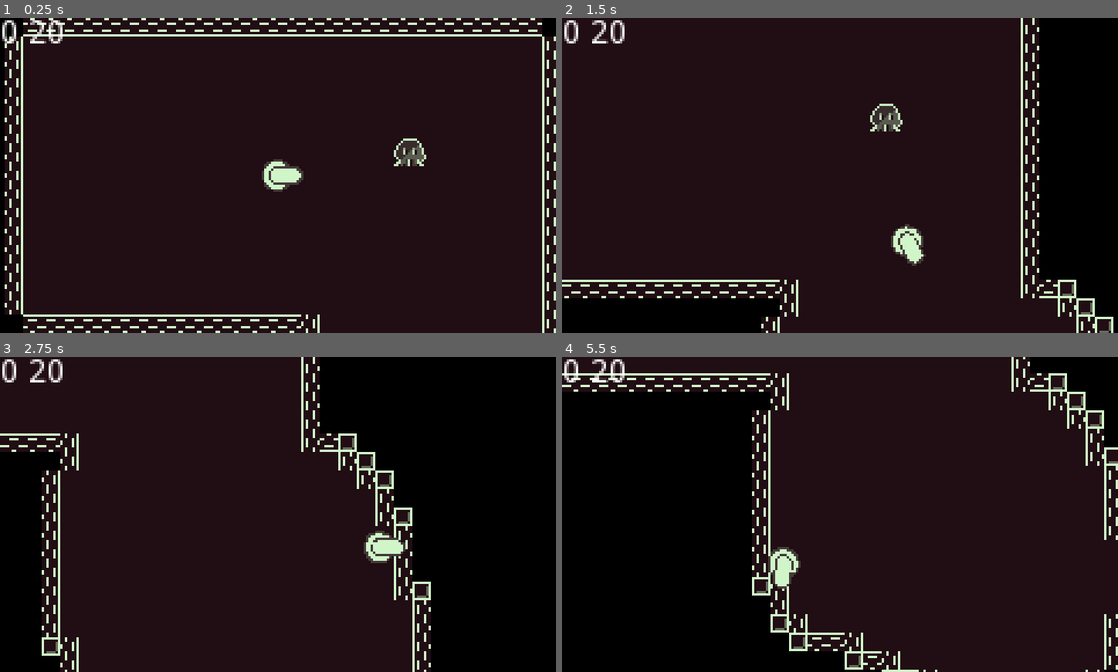
Above: before the commit, frames 1-4 (two rows, left to right).
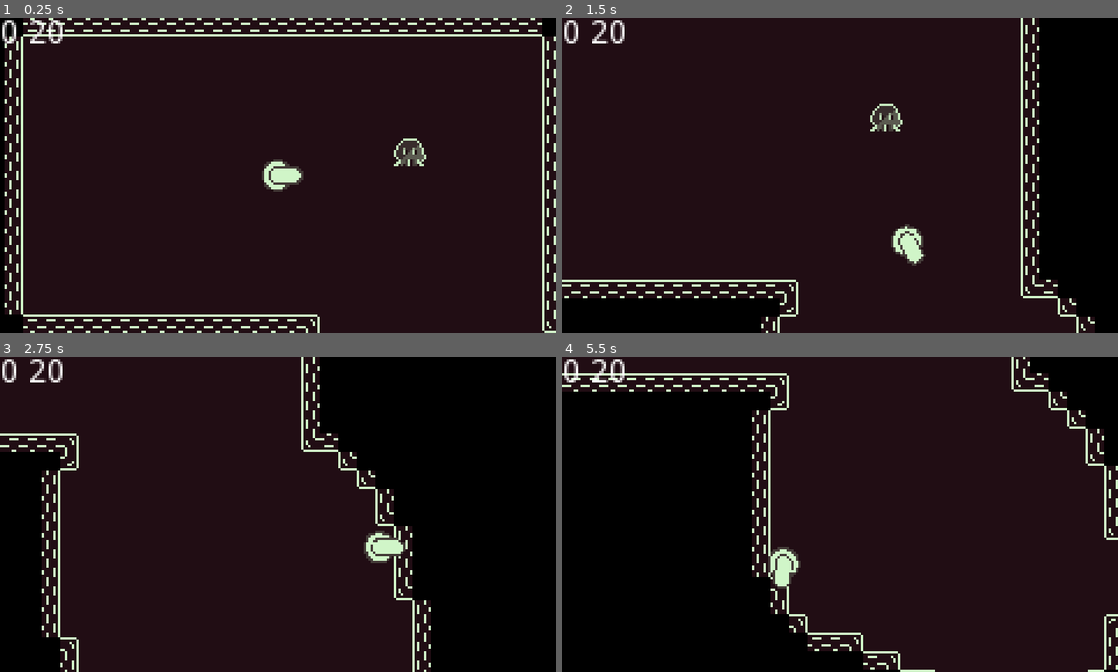
Above: after the commit, the same moments.

Repository: leafo/godot-game-1
Game: Godot game, scene res://Main.tscn
Two runs of this game, one before a commit and one after it. Both use one fixed random seed, a clock stepped at 60 frames per second and the inputs below.
Inputs:
- Up to frame 1 (0.25 s): no input
- Up to frame 2 (1.5 s): tap Enter (ui_accept) at 0.5, 0.77 s; hold Right (ui_right) 0.53-1.28 s; hold Down (ui_down) from 1.28 s (still down)
- Up to frame 3 (2.75 s): tap Enter (ui_accept) at 1.52 s; release Down (ui_down) at 2.03 s; hold Right (ui_right) from 2.03 s (still down)
- Up to frame 4 (5.5 s): release Right (ui_right) at 2.78 s; hold Up (ui_up) 2.78-3.53 s; tap Enter (ui_accept) at 3.02, 3.77, 4.52 s; hold Left (ui_left) 3.53-5.03 s; hold Down (ui_down) from 5.03 s (still down)

The runs differ from the first frame. In frame 1, less than 0.1% of the frame differs, in the area x 54-100%, y 94-100%; in frame 2, 0.8%; in frame 3, 1.6%; in frame 4, 2.1%, in the area x 34-100%, y 5-100%.

Commit message:
add support for corners

Diff:
--- a/TileMap.gd
+++ b/TileMap.gd
@@ -15,24 +15,39 @@
 	for cell_position in get_used_cells():
 		var tile_id =  get_cellv(cell_position)
 		if tile_names[tile_id] == "Auto":
-			print("found auto tile", cell_position)
-
 			var above_open = tile_is_open(tile_names, cell_position.x, cell_position.y - 1)
 			var below_open = tile_is_open(tile_names, cell_position.x, cell_position.y + 1)
 			var left_open  = tile_is_open(tile_names, cell_position.x - 1, cell_position.y)
 			var right_open = tile_is_open(tile_names, cell_position.x + 1, cell_position.y)
 
-			if above_open:
-				set_cellv(cell_position, tiles_by_name["Wall"], true, true, false)
+			var flip_x = false
+			var flip_y = false
+			var transpose = false
+			var set_type = "Wall"
 
-			if below_open:
-				set_cellv(cell_position, tiles_by_name["Wall"], false, false, false)
+			if above_open and not left_open:
+				flip_x = true
+				flip_y = true
+				if right_open:
+					set_type = "Corner"
+			elif below_open and not right_open:
+				if left_open:
+					set_type = "Corner"
+			elif left_open:
+				flip_x = true
+				transpose = true
+				if above_open:
+					set_type = "Corner"
+			elif right_open:
+				flip_y = true
+				transpose = true
+				if below_open:
+					set_type = "Corner"
+			else:
+				set_cellv(cell_position, -1)
+				continue
 
-			if left_open:
-				set_cellv(cell_position, tiles_by_name["Wall"], true, false, true)
-
-			if right_open:
-				set_cellv(cell_position, tiles_by_name["Wall"], false, true, true)
+			set_cellv(cell_position, tiles_by_name[set_type], flip_x, flip_y, transpose)
 
 func _ready():
 	auto_tile()
--- a/Tiles.tscn
+++ b/Tiles.tscn
@@ -13,7 +13,7 @@
 polygons = [ PoolIntArray( 0, 1, 2, 3 ) ]
 outlines = [ PoolVector2Array( 8, 0, 8, 8, 0, 8, 0, 0 ) ]
 
-[node name="Node" type="Node"]
+[node name="Node" type="Node" index="0"]
 
 [node name="Wall" type="Sprite" parent="." index="0"]
 
